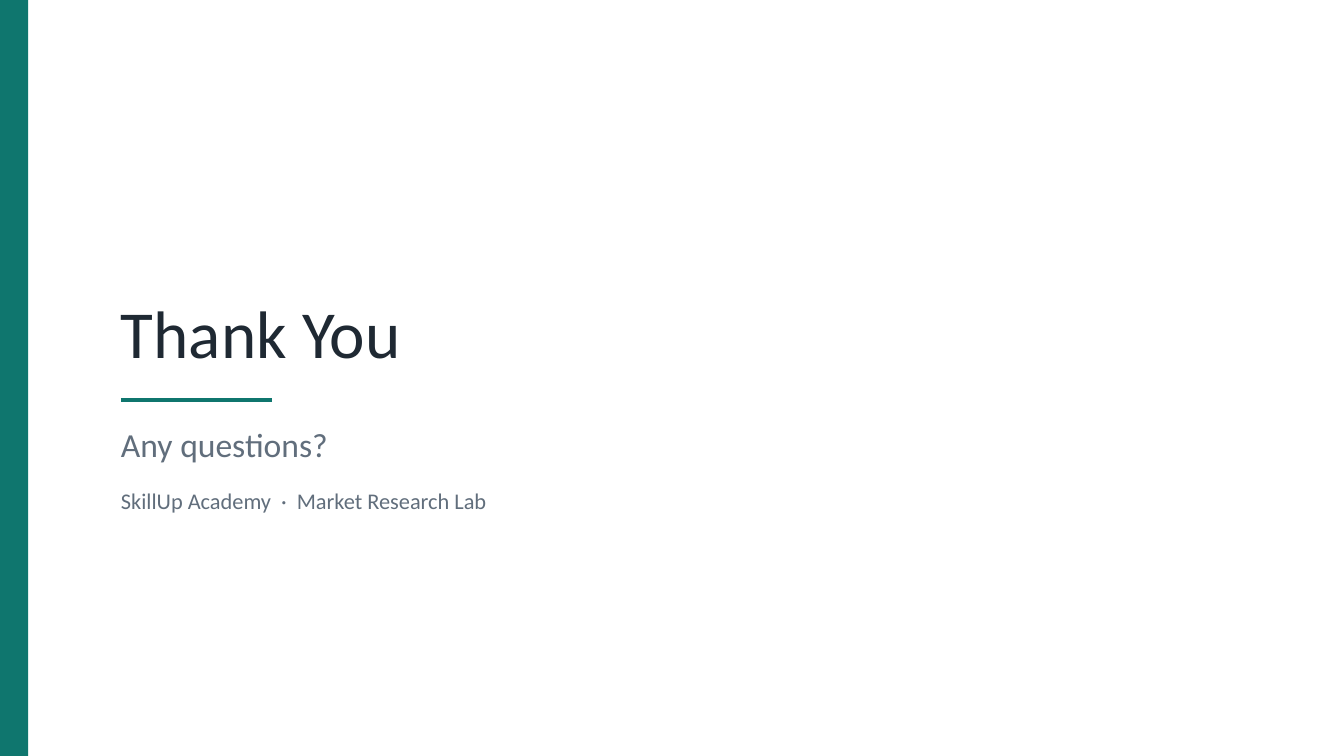
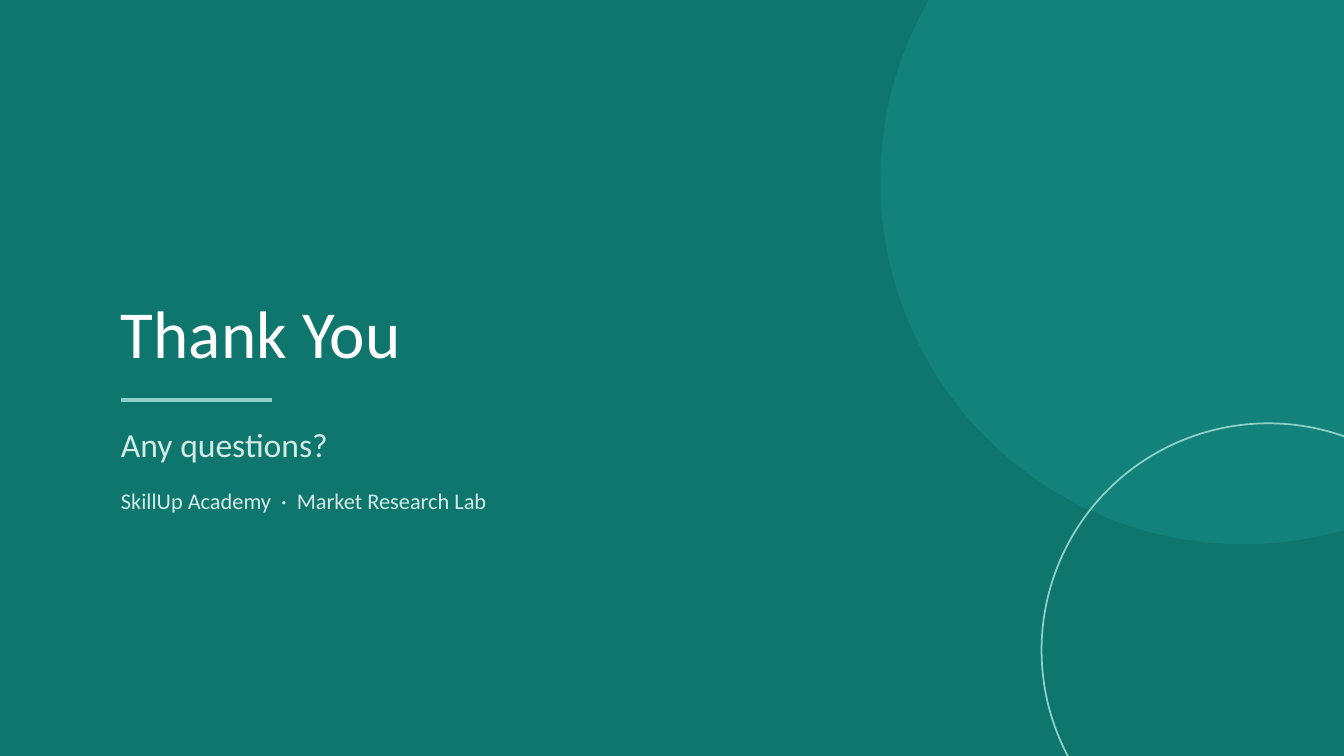
Before and after one commit to BadboyVee/BlackHoleeee, a slide deck: slide 9 of segmentation/Market_Segmentation.pptx. Drawn at 1344x756 pixels with LibreOffice and Linux fonts; fonts in the diff are those of the drawing. Boxes give left, top, right and bottom in pixels: in the first picture for what was removed or moved away, otherwise in the second. Text is boxed around its words. In the diff, an @@ line names an element or a change of style, - is before the commit and + after.

```diff
--- a/segmentation/Market_Segmentation.pptx
+++ b/segmentation/Market_Segmentation.pptx
@@ background #FFFFFF to #0F766E @@
@@ rectangle removed at (x1=0, y1=0, x2=28, y2=756) @@
@@ ellipse added at (x1=880, y1=0, x2=1344, y2=544), fill #13827A @@
@@ title "Thank You" at (x1=121, y1=311, x2=400, y2=359): text colour #1F2933 to #FFFFFF @@
@@ line (121, 400) - (272, 400): stroke #0F766E 3 pt to #8ED1C7 3 pt @@
@@ subtitle "Any questions?" at (x1=121, y1=434, x2=486, y2=513): text colour #616E7C to #D3EBE7 @@
@@ ellipse added at (x1=1042, y1=423, x2=1344, y2=756), outline #8ED1C7 1.25 pt @@
```
Also in this commit, not shown: 8 other slides changed, 3 other files.
